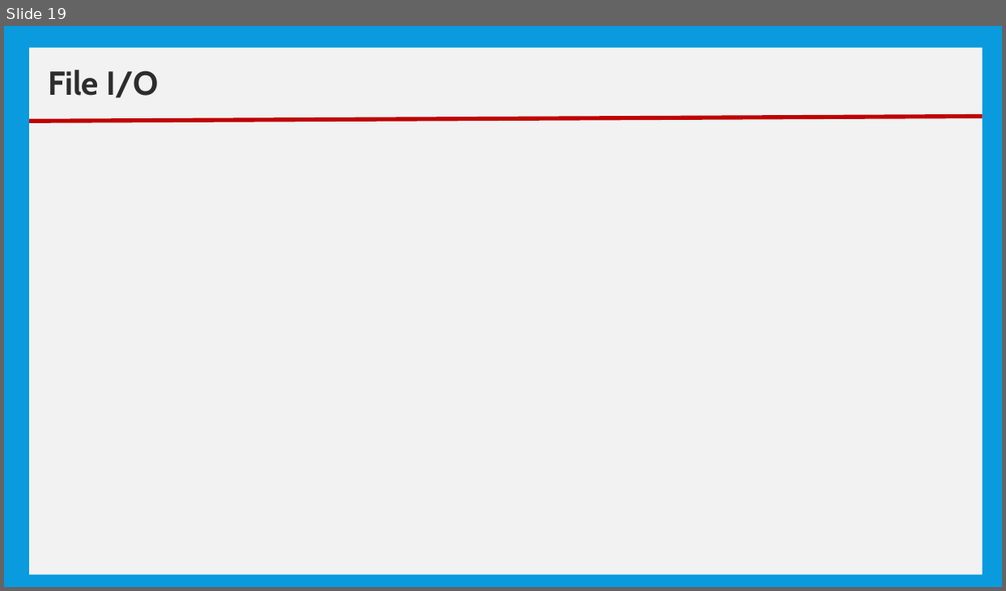
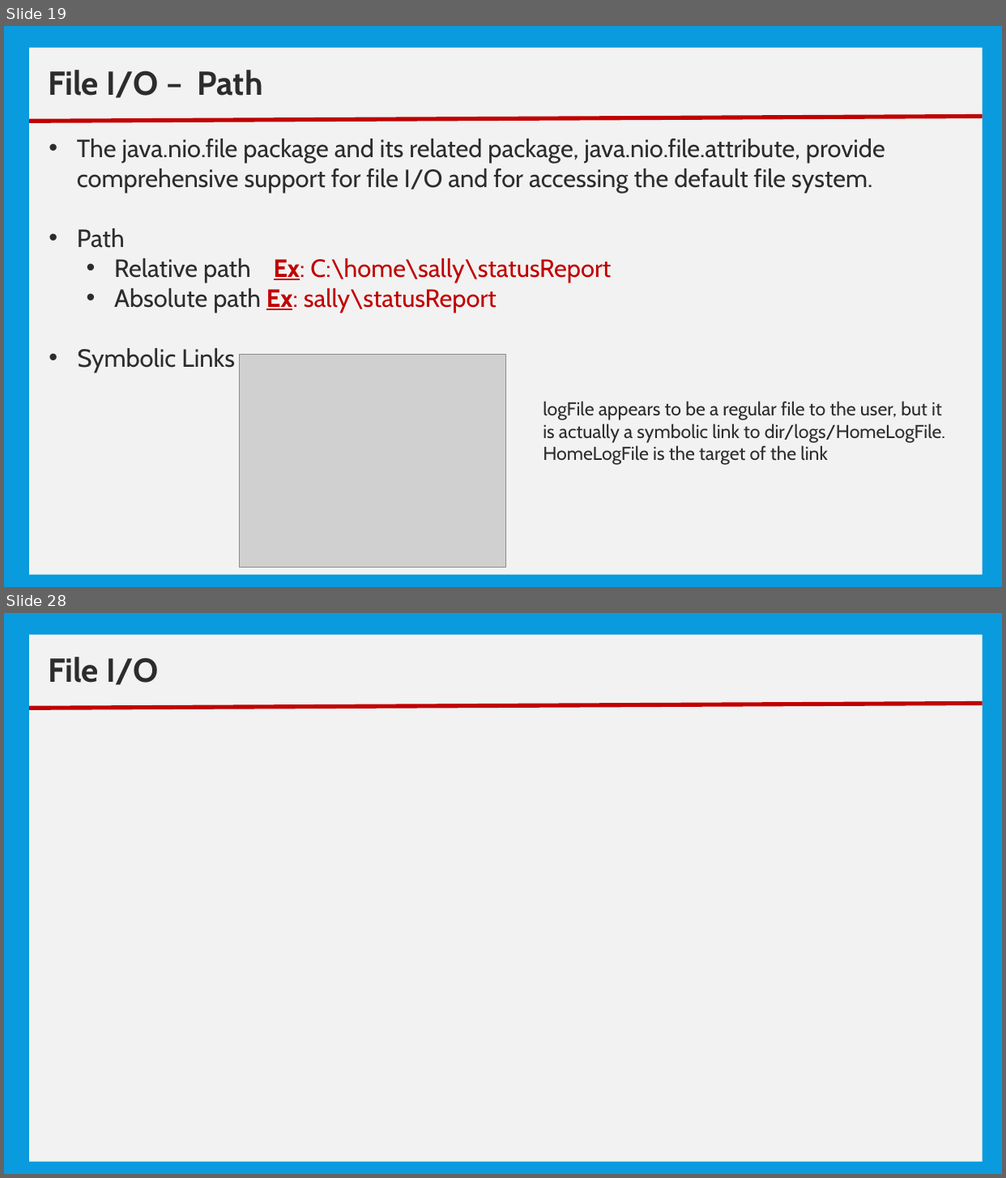
Before and after one commit to nmsgit1234/TechnicalDocs, a slide deck: training/core_java/10_Basic IO.pptx. Shown one above the other, each under a label of ours: slide 19 before the commit, slides 19 and 28 after it; the slides between them are not shown. The pictures are 1006x591 and 1006x1178 pixels, drawn with LibreOffice and Linux fonts; fonts in the diff are those of the drawing; grey boxes stand for pictures. Boxes give left, top, right and bottom in pixels: in the first picture for what was removed or moved away, otherwise in the second. Text is boxed around its words. In the diff, an @@ line names an element or a change of style, - is before the commit and + after.

```diff
--- a/training/core_java/10_Basic IO.pptx
+++ b/training/core_java/10_Basic IO.pptx
@@ slide 19 added at (4,26,1002,587), background #099BDD @@
@@ rectangle added at (29,48,982,575), fill #F2F2F2 @@
@@ text added at (48,70,263,98), 32 pt, text #2C2C2C, bold @@
+File I/O – Path
@@ line added from (29, 121) to (982, 117), #C00000 4 pt @@
@@ text added at (77,139,885,372), 24 pt, text #2C2C2C @@
+• The java.nio.file package and its related package, java.nio.file.attribute, provide comprehensive support for file I/O and for accessing the default file system.
+• Path
+  • Relative path Ex: C:\home\sally\statusReport
+  • Absolute path Ex: sally\statusReport
+  • Symbolic Links
@@ picture added at (239,355,505,567) @@
@@ text added at (543,401,945,465), 18 pt, text #2C2C2C @@
+logFile appears to be a regular file to the user, but it is actually a symbolic link to dir/logs/HomeLogFile. HomeLogFile is the target of the link
@@ what was slide 19 is now slide 28 @@
```
Also in this commit, not shown: 1 slide changed, 8 other slides added, 3 other files.
